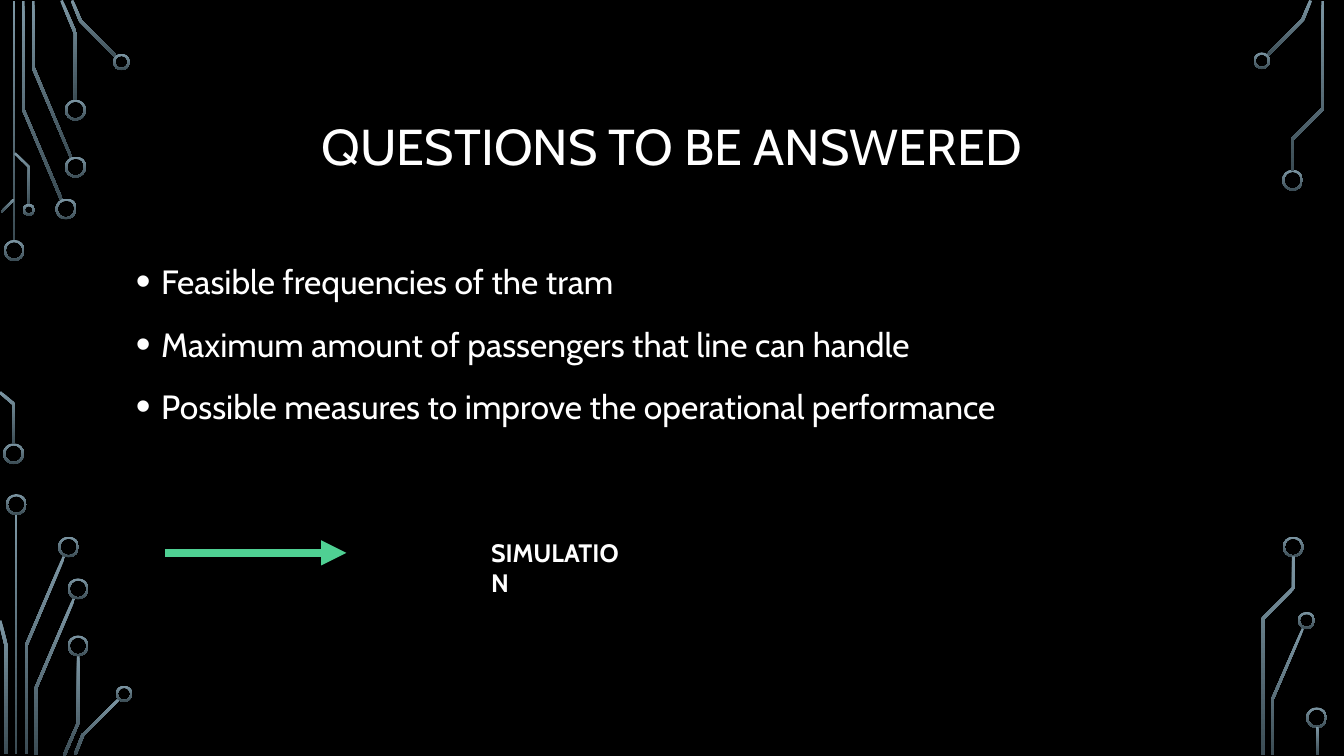
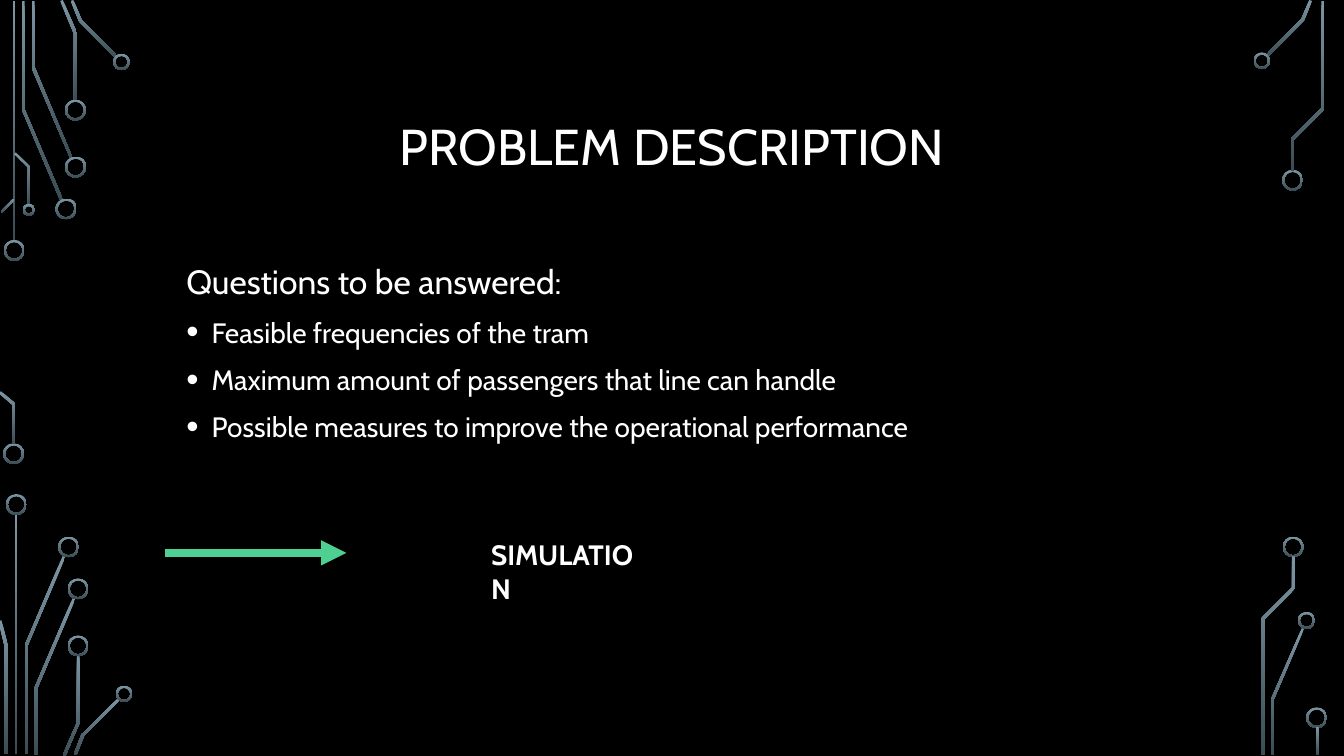
Before and after one commit to omelkonian/PySimu, a slide deck: slide 3 of presentation/Simulation assignment.pptx. Drawn at 1344x756 pixels with LibreOffice and Linux fonts; fonts in the diff are those of the drawing; background and template pictures are left out. Boxes give left, top, right and bottom in pixels: in the first picture for what was removed or moved away, otherwise in the second. Text is boxed around its words. In the diff, an @@ line names an element or a change of style, - is before the commit and + after.

```diff
--- a/presentation/Simulation assignment.pptx
+++ b/presentation/Simulation assignment.pptx
@@ title at (x1=400, y1=129, x2=944, y2=166): text changed @@
-QUESTIONS TO BE ANSWERED
+PROBLEM DESCRIPTION
@@ text at (x1=186, y1=268, x2=561, y2=295): paragraph added @@
+  Questions to be answered:
@@ text at (x1=212, y1=322, x2=908, y2=444): size 24 to 20 pt in "Feasible frequencies of the tram", "Maximum amount of passengers that line can ...", "Possible measures to improve the operational performance"; list level 1 to 2 in "Feasible frequencies of the tram"; list level 1 to 2 in "Maximum amount of passengers that ..."; list level 1 to 2 in "Possible measures to improve the ..." @@
@@ text "SIMULATION" at (x1=481, y1=532, x2=653, y2=577): size 18 to 20 pt @@
```
Also in this commit, not shown: 1 other slide changed, 3 slides added.
